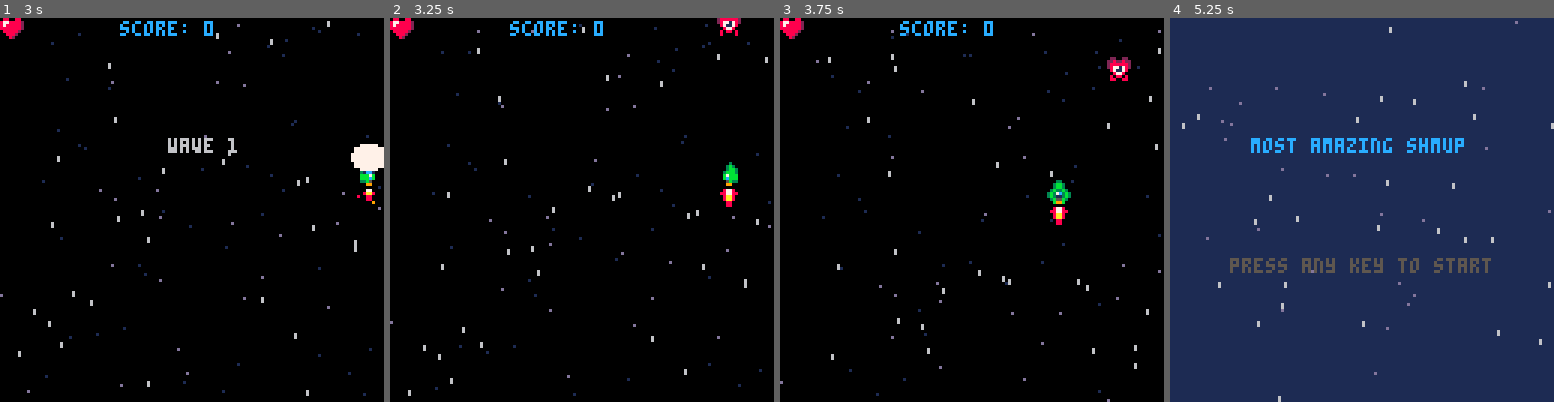
Above: before the commit, frames 1-4 (left to right).
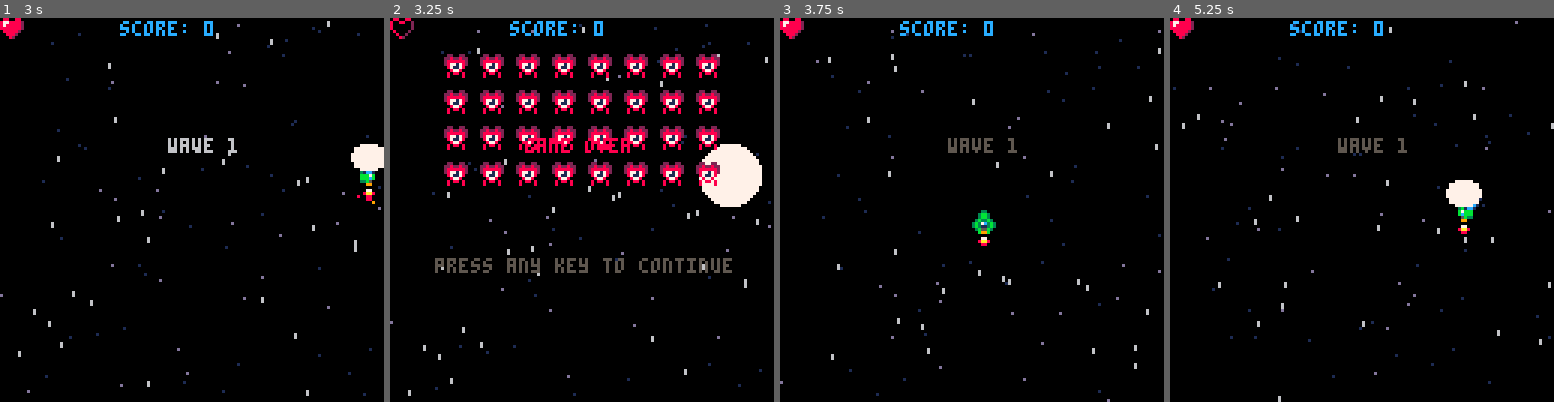
Above: after the commit, the same moments.

Repository: joaquimgamero/pico8-shmup
Game: PICO-8 cartridge shmup.p8
Two runs of this game, one before a commit and one after it. Both use one fixed random seed, a clock stepped at 60 frames per second and the inputs below.
Inputs:
- Up to frame 1 (3 s): tap X (X key) at 0.33, 1.07, 1.85, 2.97 s; tap O (Z key) at 0.7, 1.7, 2.1, 2.5, 2.9 s; hold Right 1.6-2.1 s; hold Up 2.15-2.42 s; hold Right from 2.47 s (still down)
- Up to frame 2 (3.25 s): release Right at 3.03 s; hold Left from 3.08 s (still down)
- Up to frame 3 (3.75 s): tap O (Z key) at 3.3, 3.7 s; release Left at 3.58 s; hold Down from 3.63 s (still down)
- Up to frame 4 (5.25 s): release Down at 3.97 s; hold Right 4.02-4.68 s; tap X (X key) at 4.08, 5.2 s; tap O (Z key) at 4.1, 4.5, 4.9 s; hold Up 4.73-5.03 s; hold Left from 5.08 s (still down)

Frame 1 is identical in both runs. In frame 2, 12% of the frame differs, in the area x 0-97%, y 0-67%; in frame 3, 1.3%; in frame 4, 99%, in the area x 0-100%, y 0-100%.

Commit message:
feat: use 2d arrays to design enemy waves

Diff:
--- a/shmup.p8
+++ b/shmup.p8
@@ -146,7 +146,6 @@
 
  -- move the enemies
  for en in all(enemies) do
-  en.y+=1
   en.anim_fr+=0.4
 
   if flr(en.anim_fr) > #en.anim then
@@ -741,27 +740,27 @@
 -->8
 -- waves and enemies
 
- function spawn_enemy(en_type)
+ function spawn_enemy(en_type,x,y)
  en_type=en_type or 1
 
  local new_enemy={
-  x=rnd(120),
-  y=-8,
+  x=x,
+  y=y,
   flash=0,
   anim_fr=1,
  }
 
  -- oneeye
  if en_type==1 then
-  new_enemy.hp=5
+  new_enemy.hp=1
   new_enemy.anim={33,34,35,36}
  -- octopus
  elseif en_type==2 then
-  new_enemy.hp=5
+  new_enemy.hp=1
   new_enemy.anim={49,50,51,52}
  -- bat
  elseif en_type==3 then
-  new_enemy.hp=5
+  new_enemy.hp=1
   new_enemy.anim={37,38,39,40}
  -- boss
  elseif en_type==4 then
@@ -776,13 +775,33 @@
 
 function spawn_wave()
  if wave==1 then
-  spawn_enemy(1)
+  place_enemies({
+   {0,1,1,1,1,1,1,1,1,0},
+   {0,1,1,1,1,1,1,1,1,0},
+   {0,1,1,1,1,1,1,1,1,0},
+   {0,1,1,1,1,1,1,1,1,0},
+  })
  elseif wave==2 then
-  spawn_enemy(2)
+  place_enemies({
+   {1,1,2,2,1,1,2,2,1,1},
+   {1,1,2,2,1,1,2,2,1,1},
+   {1,1,2,2,1,1,2,2,1,1},
+   {1,1,2,2,1,1,2,2,1,1},
+  })
  elseif wave==3 then
-  spawn_enemy(3)
+  place_enemies({
+   {2,0,3,3,2,2,3,3,0,2},
+   {3,1,2,2,1,1,2,2,1,3},
+   {3,1,2,2,1,1,2,2,1,3},
+   {2,0,3,3,2,2,3,3,0,2},
+  })
  elseif wave==4 then
-  spawn_enemy(4)
+  place_enemies({
+   {0,0,0,0,0,0,0,0,0,0},
+   {0,0,0,0,4,0,0,0,0,0},
+   {0,0,0,0,0,0,0,0,0,0},
+   {0,0,0,0,0,0,0,0,0,0},
+  })
  end
 end
 
@@ -794,6 +813,27 @@
  else
   mode='wave_text'
   wave_text_time=g_wave_duration
+ end
+end
+
+
+function place_enemies(lvl)
+ local col_gap=4
+ local row_gap=12
+
+ for y=1,#lvl do
+  local row=lvl[y]
+ 	for x=1,10 do
+ 	 local e_type=row[x]
+
+ 	 -- skip 0's
+ 	 if e_type!=0 then
+ 	  local x_pos=x*(8+col_gap)-6
+ 	  local y_pos=y*row_gap
+
+		  spawn_enemy(e_type,x_pos,y_pos)
+ 	 end
+	 end
  end
 end
 __gfx__
@@ -813,14 +853,14 @@
 00000000001771000c7777c000000000000000000000000000000000000000000000000000000000000000000076600000766000000000000000000000000000
 00000000001cc10001c77c1000000000000000000000000000000000000000000000000000000000000000000979690009796900000000000000000000000000
 0000000000011000001cc10000000000000000000000000000000000000000000000000000000000000000009979699099796990000000000000000000000000
-000000000220022002200220022002200220022000e00e00d0e00e0d00e00e0000e00e000000000000000000000000000000000000000000009999000ff00ff0
-0000000022822822228228222282282222822822d0eeee0dd0eeee0dd0eeee0d00eeee00000000000000000000000000000000000000000009aaaa90f000000f
-0000000028888882288888822888888228888882dd1e1edddd1e1edddd1e1edd001e1e0000000000000000000000000000000000000000009aa77aa9fff00fff
-00000000287717822877178228771782287717825deeeed55deeeed55deeeed5ddeeeedd00000000000000000000000000000000000000009a7777a9f000000f
-000000000871178008711780087117800871178055fffe5505fffe5055fffe555dfffed500000000000000000000000000000000000000009a7777a9ffffffff
-000000000087780000877800008778000087780005fffe5000fffe0000fffe0055fffe5500000000000000000000000000000000000000009aa77aa90f0ff0f0
-000000000808808008088080080880800808808000ffee0000ffee0000e00e0050ffee05000000000000000000000000000000000000000009aaaa900ffffff0
-000000000800008080000008080000800880088000e00e0000e00e000000000000e00e000000000000000000000000000000000000000000009999000f0000f0
+000000000220022002200220022002200220022000100100d010010d00100100001001000000000000000000000000000000000000000000009999000ff00ff0
+0000000022822822228228222282282222822822d011110dd011110dd011110d00111100000000000000000000000000000000000000000009aaaa90f000000f
+0000000028888882288888822888888228888882dd7171dddd7171dddd7171dd0071710000000000000000000000000000000000000000009aa77aa9fff00fff
+00000000287717822877178228771782287717825d1111d55d1111d55d1111d5dd1111dd00000000000000000000000000000000000000009a7777a9f000000f
+000000000871178008711780087117800871178055ccc15505ccc15055ccc1555dccc1d500000000000000000000000000000000000000009a7777a9ffffffff
+000000000087780000877800008778000087780005ccc15000ccc10000ccc10055ccc15500000000000000000000000000000000000000009aa77aa90f0ff0f0
+000000000808808008088080080880800808808000cc110000cc11000010010050cc1105000000000000000000000000000000000000000009aaaa900ffffff0
+0000000008000080800000080800008008800880001001000010010000000000001001000000000000000000000000000000000000000000009999000f0000f0
 00000000a0000040a0000040aa000044a0000040000000000000000000000000000000000000000000000000000000000001100001c77c10009a9000000ee000
 00000000a0000040a0a94040a0a94040a0a940400000000000000000000000000000000000000000000000000000000001c77c101c7777c109a7a90000e88e00
 0000000000a940000a9994000a9994000a999400000000000000000000000000000000000000000000000000000000001c7777c1c77cc77c9a777a900e8778e0
